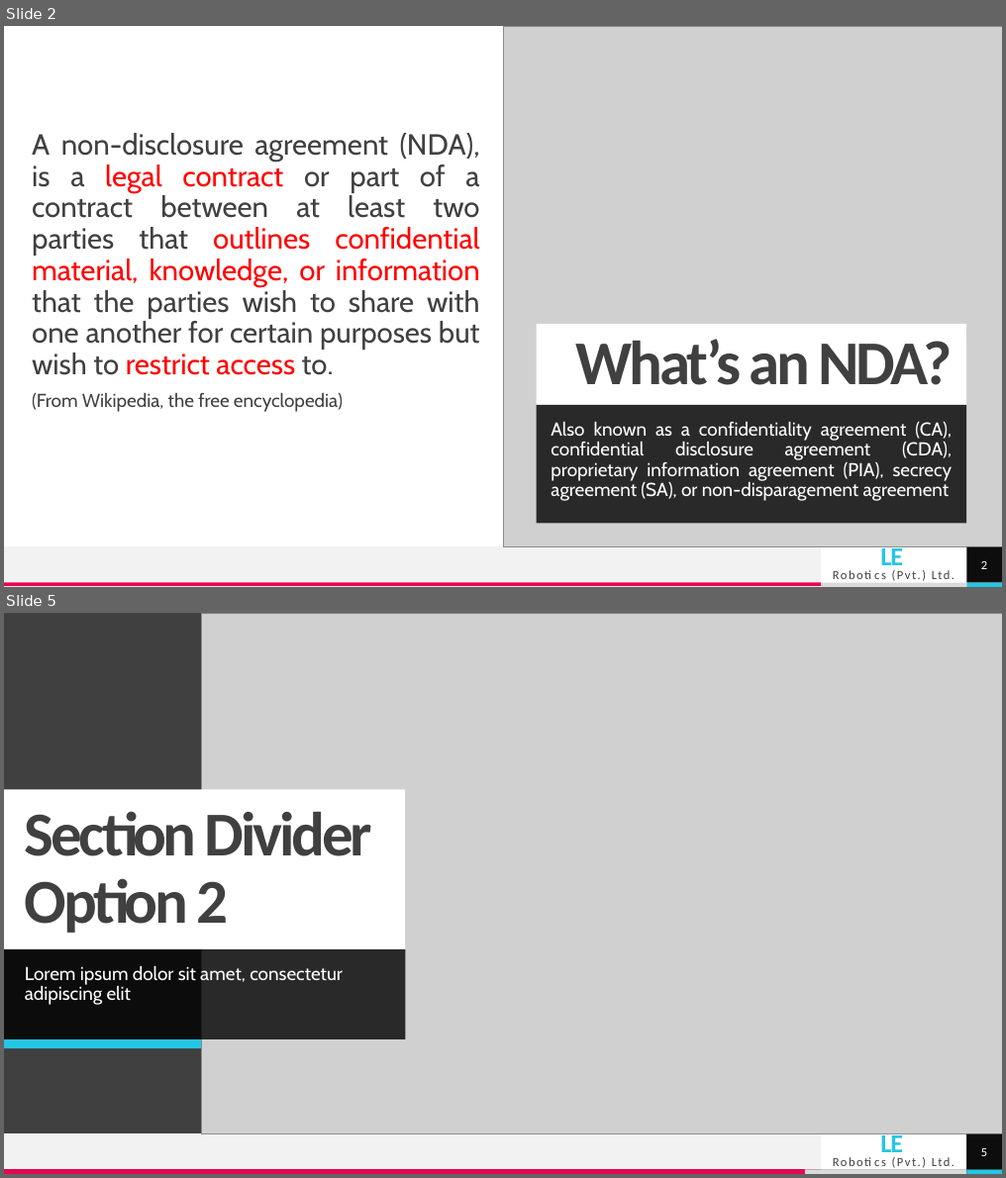
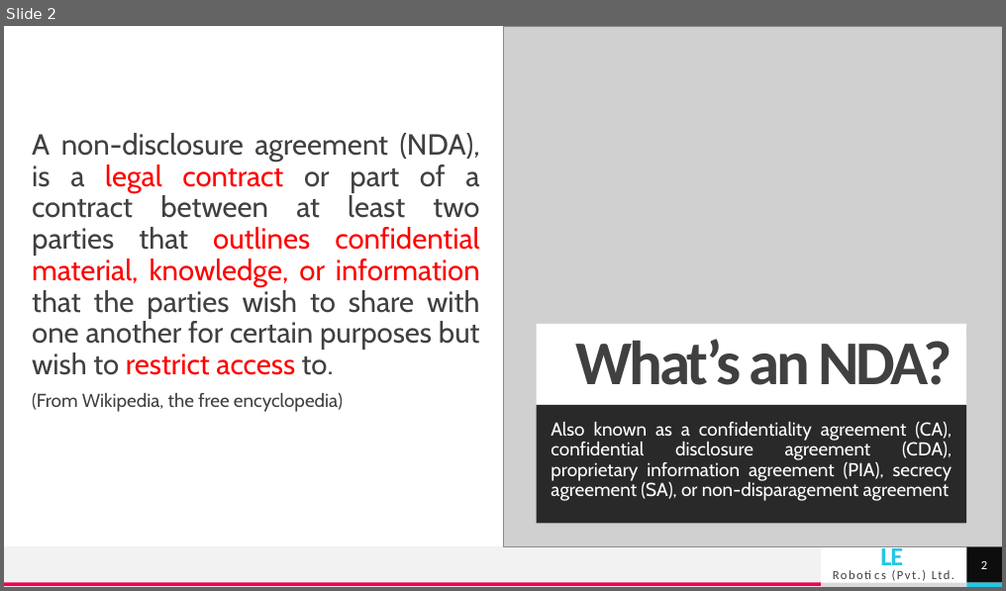
Before and after one commit to bimalka98/Industrial-Training, a slide deck: Presentations/Non-Disclosure Agreement.pptx. Shown one above the other, each under a label of ours: slides 2 and 5 before the commit, slide 2 after it; the slides between them are not shown. The pictures are 1006x1178 and 1006x591 pixels, drawn with LibreOffice and Linux fonts; fonts in the diff are those of the drawing; grey boxes stand for pictures. Boxes give left, top, right and bottom in pixels: in the first picture for what was removed or moved away, otherwise in the second. Text is boxed around its words. In the diff, an @@ line names an element or a change of style, - is before the commit and + after.

```diff
--- a/Presentations/Non-Disclosure Agreement.pptx
+++ b/Presentations/Non-Disclosure Agreement.pptx
@@ slide 5 removed at [4, 613, 1002, 1174], background #404040; not listed: 6 template elements that a slide beside it also shows @@
@@ picture removed at [202, 613, 1002, 1135] @@
@@ title removed at [4, 789, 405, 950] @@
-Section Divider Option 2
@@ text removed at [4, 950, 405, 1040] @@
-Lorem ipsum dolor sit amet, consectetur adipiscing elit
@@ rectangle removed at [4, 1040, 202, 1050] @@
@@ rectangle removed at [805, 1135, 967, 1170] @@
@@ page number removed at [966, 1135, 1002, 1170] @@
-5
@@ rectangle removed at [4, 1170, 805, 1174] @@
@@ rectangle removed at [805, 1170, 967, 1174] @@
```
Also in this commit, not shown: 1 slide changed, 2 slides added, 6 other slides removed.
